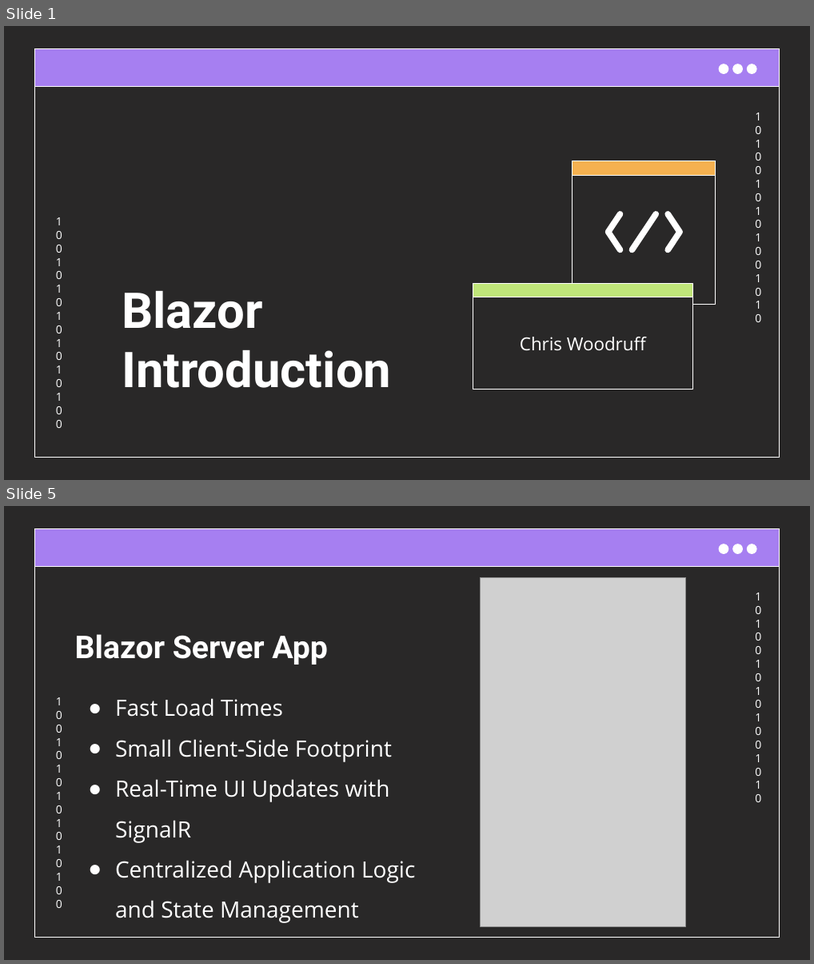
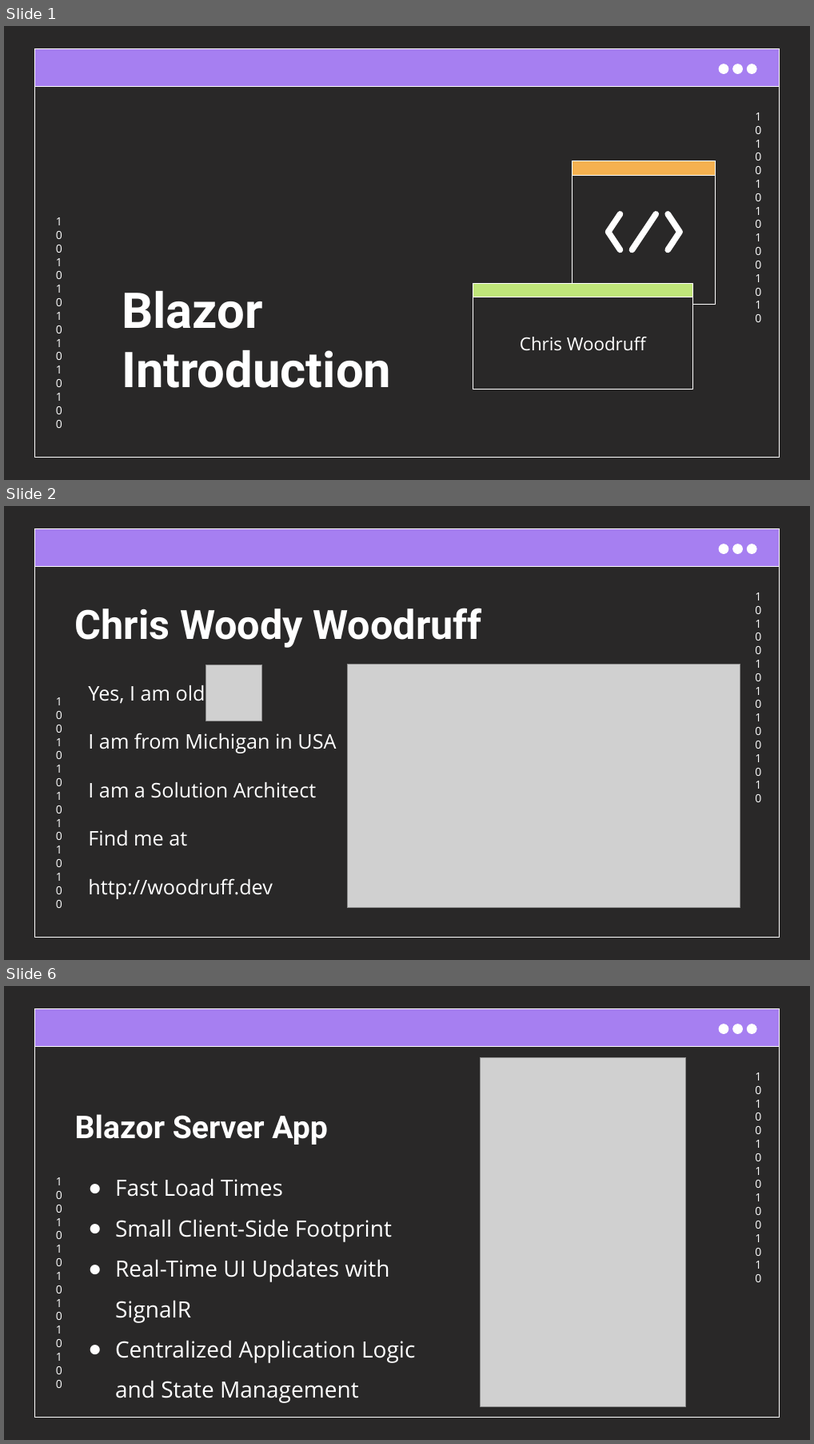
Before and after one commit to cwoodruff/blazor-introduction, a slide deck: Blazor Introduction.pptx. Shown one above the other, each under a label of ours: slides 1 and 5 before the commit, slides 1, 2 and 6 after it; the slides between them are not shown. The pictures are 814x964 and 814x1444 pixels, drawn with LibreOffice and Linux fonts; fonts in the diff are those of the drawing; grey boxes stand for pictures. Boxes give left, top, right and bottom in pixels: in the first picture for what was removed or moved away, otherwise in the second. Text is boxed around its words. In the diff, an @@ line names an element or a change of style, - is before the commit and + after.

```diff
--- a/Blazor Introduction.pptx
+++ b/Blazor Introduction.pptx
@@ slide 2 added at [4, 506, 810, 960], background #292828; not listed: 7 template elements that a slide beside it also shows @@
@@ title added at [75, 608, 482, 648], 36 pt, text #FFFFFF, bold @@
+Chris Woody Woodruff
@@ picture added at [206, 665, 262, 721] @@
@@ picture added at [347, 664, 740, 908] @@
@@ subtitle added at [88, 685, 336, 899], 18 pt, text #FFFFFF @@
+Yes, I am old
+I am from Michigan in USA
+I am a Solution Architect
+Find me at
+http://woodruff.dev
@@ what was slide 5 is now slide 6 @@
```
Also in this commit, not shown: 4 slides changed, 6 other slides added, 1 slide removed.
